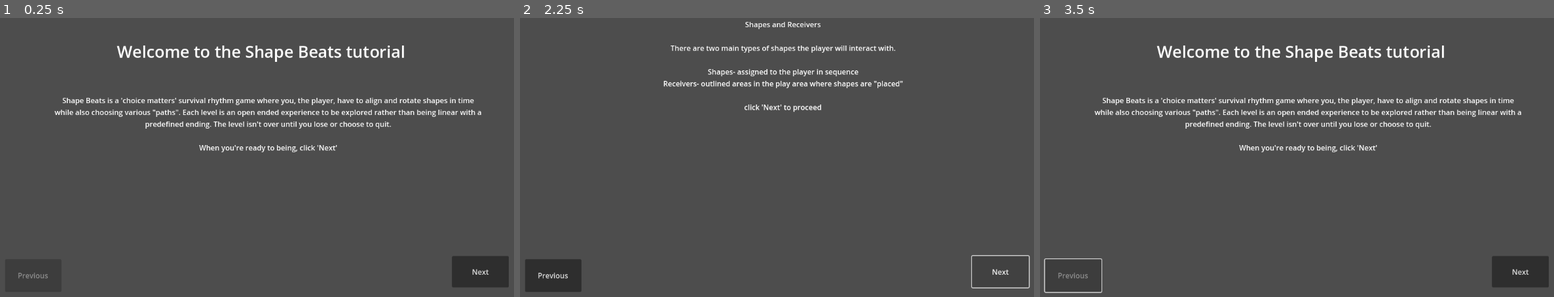
Above: before the commit, frames 1-3 (left to right).
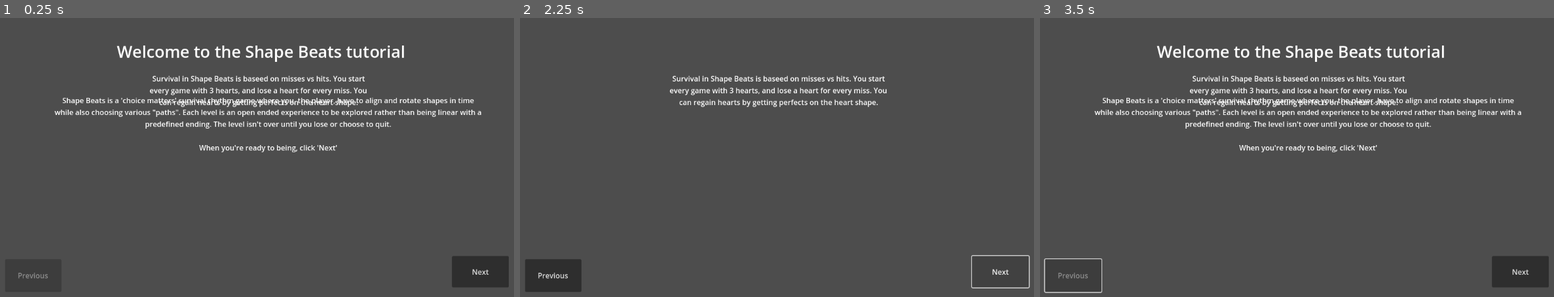
Above: after the commit, the same moments.

Repository: SucellosMusic/first-rhythm-game
Game: Godot game, scene res://Scenes/Tutorial/tutorial.tscn
Same seed, same stepped clock (60 frames per second), same inputs: the game is played once before the commit and once after it. This scene is started directly instead of the project's main scene.
Inputs:
- Up to frame 1 (0.25 s): no input
- Up to frame 2 (2.25 s): click "Next" at 0.5 s; click "Previous" at 1.25 s; click "Next" at 2 s
- Up to frame 3 (3.5 s): click "Previous" at 2.75 s

The runs differ from the first frame. In frame 1, 1.2% of the frame differs, in the area x 29-72%, y 20-32%; in frame 2, 2.8%, in the area x 27-75%, y 1-34%; in frame 3, 1.2%.

Commit message:
Tutorial update
added details to the tutorial, and adjusted how rotations are handled

Diff:
--- a/Scenes/Tutorial/tutorial.gd
+++ b/Scenes/Tutorial/tutorial.gd
@@ -7,16 +7,19 @@
 #scenes
 @onready var welcome : Control = $Welcome
 @onready var intros : Array = $"Shapes, Receivers, and Hints".get_children()
+@onready var paths : Control = $Paths
 
 #shape scenes
 @onready var shapes : Array = $"Assigned Shapes".get_children()
 @onready var receivers : Array = $Receivers.get_children()
+@onready var altReceivers : Array = $"Alt Receivers".get_children()
 @onready var hints : Array = $Hints.get_children()
 var shapeSelect : int = 0
 var prevShape : int;
 var shapeStorage  = Vector2(-500, 150)
 var receiverStorage = Vector2(-500, 400)
 var hintStorage = Vector2(-500, 650)
+var altReceiverStorage = Vector2(-500, 900)
 
 #misc
 @onready var sceneCounter : int = 0;
@@ -25,6 +28,8 @@
 func _ready() -> void:
 	for i in intros:
 		i.visible = false
+
+	paths.visible = false
 	to_scene()
 
 func cycle_shapes() -> void:
@@ -61,6 +66,14 @@
 	for h in hints:
 		h.position = hintStorage
 
+
+func place_example_paths() ->void:
+	receivers[0].position = Vector2(750, 500)
+	hints[0].position = Vector2(950, 500)
+	altReceivers[0].position = Vector2(200, 450)
+	altReceivers[0].rotation_degrees = -45
+
+
 func to_scene() -> void:
 	match sceneCounter:
 		0:
@@ -90,10 +103,15 @@
 			place_hints()
 			intros[2].visible = false
 			intros[3].visible = true
+		5:
+			store_hints()
+			place_example_paths()
+			intros[3].visible = false
+			paths.visible = true
 			next.disabled = true
 
 func _on_next_pressed() -> void:
-	if sceneCounter <= 4:
+	if sceneCounter <= 5:
 		sceneCounter += 1
 		to_scene()
 
--- a/Scenes/Tutorial/tutorial.tscn
+++ b/Scenes/Tutorial/tutorial.tscn
@@ -1,7 +1,8 @@
-[gd_scene load_steps=6 format=3 uid="uid://w22k3usnehtp"]
+[gd_scene load_steps=7 format=3 uid="uid://w22k3usnehtp"]
 
 [ext_resource type="Script" path="res://Scenes/Tutorial/tutorial.gd" id="1_l2mb1"]
 [ext_resource type="PackedScene" uid="uid://b4e80mv55y453" path="res://Scenes/hints.tscn" id="3_3fie0"]
+[ext_resource type="PackedScene" uid="uid://d1s6kaaw7tf2l" path="res://Scenes/alt_receivers.tscn" id="4_ds0yj"]
 [ext_resource type="PackedScene" uid="uid://cfyncxwjlvw0v" path="res://Scenes/assigned_shapes.tscn" id="8_x8nov"]
 [ext_resource type="PackedScene" uid="uid://d0jbkh7knwqo" path="res://Scenes/receivers.tscn" id="9_070r2"]
 
@@ -65,7 +66,6 @@
 horizontal_alignment = 1
 
 [node name="intro to shapes" type="Label" parent="Shapes, Receivers, and Hints"]
-visible = false
 layout_mode = 0
 offset_left = 234.0
 offset_top = 23.0
@@ -92,7 +92,6 @@
 autowrap_mode = 2
 
 [node name="intro to hints" type="Label" parent="Shapes, Receivers, and Hints"]
-visible = false
 layout_mode = 0
 offset_left = 308.0
 offset_top = 22.0
@@ -107,9 +106,49 @@
 horizontal_alignment = 1
 autowrap_mode = 2
 
+[node name="Paths" type="Control" parent="."]
+visible = false
+layout_mode = 3
+anchors_preset = 0
+offset_right = 1152.0
+offset_bottom = 648.0
+
+[node name="Label" type="Label" parent="Paths"]
+layout_mode = 0
+offset_left = 30.0
+offset_top = 24.0
+offset_right = 1098.0
+offset_bottom = 203.0
+scale = Vector2(1.02745, 1.62503)
+text = "A key feature of Shape Beats is that the player gets to choose how the track progresses by choosing one of two versions of the same shape that will be distinguished by their rotation and will not be animated.
+
+Once the player has chosen a \"path\" the music will go on to the next secion. When these choices will occur will vary, but will always be some interval of 8, and the choice will be presented a couple beats early in constrast to the hint.
+
+Example below: On the right side is the regular path, and on the left is the rotated and unanimated alternate path. "
+horizontal_alignment = 1
+autowrap_mode = 2
+
+[node name="Survival" type="Control" parent="."]
+layout_mode = 3
+anchors_preset = 0
+offset_right = 1152.0
+offset_bottom = 648.0
+
+[node name="Label" type="Label" parent="Survival"]
+layout_mode = 0
+offset_left = 331.0
+offset_top = 143.0
+offset_right = 833.0
+offset_bottom = 300.0
+text = "Survival in Shape Beats is baseed on misses vs hits. You start every game with 3 hearts, and lose a heart for every miss. You can regain hearts by getting perfects on the heart shape."
+horizontal_alignment = 1
+autowrap_mode = 2
+
 [node name="Assigned Shapes" parent="." instance=ExtResource("8_x8nov")]
 
 [node name="Receivers" parent="." instance=ExtResource("9_070r2")]
+
+[node name="Alt Receivers" parent="." instance=ExtResource("4_ds0yj")]
 
 [node name="Hints" parent="." instance=ExtResource("3_3fie0")]
 
--- /dev/null
+++ b/Scenes/alt_receivers.tscn
@@ -0,0 +1,32 @@
+[gd_scene load_steps=8 format=3 uid="uid://d1s6kaaw7tf2l"]
+
+[ext_resource type="PackedScene" uid="uid://cjtehkfy71gwp" path="res://Scenes/Receiver Shapes/equal_triangle_receiver.tscn" id="1_bqva5"]
+[ext_resource type="PackedScene" uid="uid://ss20cocnn4wv" path="res://Scenes/Receiver Shapes/heart_receiver.tscn" id="2_omco0"]
+[ext_resource type="PackedScene" uid="uid://cuj0kpfsqg0hy" path="res://Scenes/Receiver Shapes/L_receiver.tscn" id="3_0x1j2"]
+[ext_resource type="PackedScene" uid="uid://dk7wkos5wlk83" path="res://Scenes/Receiver Shapes/pentagon_receiver.tscn" id="4_1y1c4"]
+[ext_resource type="PackedScene" uid="uid://dgdcniktoenve" path="res://Scenes/Receiver Shapes/right_triangle_receiver.tscn" id="5_nk15x"]
+[ext_resource type="PackedScene" uid="uid://du6dfb804n6n7" path="res://Scenes/Receiver Shapes/star_receiver.tscn" id="6_q52ie"]
+[ext_resource type="PackedScene" uid="uid://ccwctama4o67d" path="res://Scenes/Receiver Shapes/t_receiver.tscn" id="7_icpmp"]
+
+[node name="Alt Receivers" type="Node2D"]
+
+[node name="Equal Triangle Receiver" parent="." instance=ExtResource("1_bqva5")]
+position = Vector2(115, -976)
+
+[node name="Heart Receiver" parent="." instance=ExtResource("2_omco0")]
+position = Vector2(315, -1002)
+
+[node name="L Receiver" parent="." instance=ExtResource("3_0x1j2")]
+position = Vector2(523, -957)
+
+[node name="Pentagon Receiver" parent="." instance=ExtResource("4_1y1c4")]
+position = Vector2(780, -1017)
+
+[node name="Right Triangle Receiver" parent="." instance=ExtResource("5_nk15x")]
+position = Vector2(1186, -924)
+
+[node name="Star Receiver" parent="." instance=ExtResource("6_q52ie")]
+position = Vector2(1023, -1004)
+
+[node name="T Receiver" parent="." instance=ExtResource("7_icpmp")]
+position = Vector2(1500, -995)
--- a/Scenes/hints.tscn
+++ b/Scenes/hints.tscn
@@ -1,7 +1,6 @@
-[gd_scene load_steps=9 format=3 uid="uid://b4e80mv55y453"]
+[gd_scene load_steps=8 format=3 uid="uid://b4e80mv55y453"]
 
 [ext_resource type="PackedScene" uid="uid://4nwl5v5p1sqm" path="res://Scenes/Hints/eq_triangle_hint.tscn" id="1_4a6ta"]
-[ext_resource type="Script" path="res://Scripts/hints.gd" id="1_ea6wb"]
 [ext_resource type="PackedScene" uid="uid://cu6srh074qd66" path="res://Scenes/Hints/heart_hint.tscn" id="2_643rj"]
 [ext_resource type="PackedScene" uid="uid://tjtlhqg30pvk" path="res://Scenes/Hints/l_hint.tscn" id="3_2gwxr"]
 [ext_resource type="PackedScene" uid="uid://gv1ncm27t7tl" path="res://Scenes/Hints/pent_hint.tscn" id="4_jnk3c"]
@@ -10,7 +9,6 @@
 [ext_resource type="PackedScene" uid="uid://dvhiymgaq26iq" path="res://Scenes/Hints/t_hint.tscn" id="7_j8463"]
 
 [node name="Hints" type="Node2D"]
-script = ExtResource("1_ea6wb")
 
 [node name="EQ Triangle Hint" parent="." instance=ExtResource("1_4a6ta")]
 position = Vector2(122, -674)
--- a/Scenes/receivers.tscn
+++ b/Scenes/receivers.tscn
@@ -1,7 +1,7 @@
 [gd_scene load_steps=9 format=3 uid="uid://d0jbkh7knwqo"]
 
-[ext_resource type="Script" path="res://Scripts/receivers.gd" id="1_d8433"]
 [ext_resource type="PackedScene" uid="uid://cjtehkfy71gwp" path="res://Scenes/Receiver Shapes/equal_triangle_receiver.tscn" id="2_8o0w6"]
+[ext_resource type="Script" path="res://Scripts/play_animation.gd" id="3_d4lw6"]
 [ext_resource type="PackedScene" uid="uid://ss20cocnn4wv" path="res://Scenes/Receiver Shapes/heart_receiver.tscn" id="3_ygxva"]
 [ext_resource type="PackedScene" uid="uid://cuj0kpfsqg0hy" path="res://Scenes/Receiver Shapes/L_receiver.tscn" id="4_tt3fj"]
 [ext_resource type="PackedScene" uid="uid://dk7wkos5wlk83" path="res://Scenes/Receiver Shapes/pentagon_receiver.tscn" id="5_mbe06"]
@@ -10,25 +10,31 @@
 [ext_resource type="PackedScene" uid="uid://ccwctama4o67d" path="res://Scenes/Receiver Shapes/t_receiver.tscn" id="8_k5m46"]
 
 [node name="Receivers" type="Node2D"]
-script = ExtResource("1_d8433")
 
 [node name="Equal Triangle Receiver" parent="." instance=ExtResource("2_8o0w6")]
-position = Vector2(109, -382)
+position = Vector2(126, -375)
+script = ExtResource("3_d4lw6")
 
 [node name="Heart Receiver" parent="." instance=ExtResource("3_ygxva")]
-position = Vector2(285, -429)
+position = Vector2(302, -423)
+script = ExtResource("3_d4lw6")
 
 [node name="L Receiver" parent="." instance=ExtResource("4_tt3fj")]
 position = Vector2(473, -360)
+script = ExtResource("3_d4lw6")
 
 [node name="Pentagon Receiver" parent="." instance=ExtResource("5_mbe06")]
 position = Vector2(719, -431)
+script = ExtResource("3_d4lw6")
 
 [node name="Right Triangle Receiver" parent="." instance=ExtResource("6_gd2tm")]
 position = Vector2(1130, -336)
+script = ExtResource("3_d4lw6")
 
 [node name="Star Receiver" parent="." instance=ExtResource("7_l0t8k")]
 position = Vector2(956, -424)
+script = ExtResource("3_d4lw6")
 
 [node name="T Receiver" parent="." instance=ExtResource("8_k5m46")]
 position = Vector2(1423, -436)
+script = ExtResource("3_d4lw6")
--- a/Scripts/hints.gd
+++ b/Scripts/play_animation.gd
@@ -1,9 +1,10 @@
 extends Node2D
 
+@onready var animationControl = self.get_child(0)
 
 # Called when the node enters the scene tree for the first time.
 func _ready() -> void:
-	pass # Replace with function body.
+	animationControl.play()
 
 
 # Called every frame. 'delta' is the elapsed time since the previous frame.
--- a/Scripts/receivers.gd
+++ /dev/null
@@ -1,12 +0,0 @@
-extends Node2D
-
-func _ready() -> void:
-	pass
-
-
-
-
-
-# Called every frame. 'delta' is the elapsed time since the previous frame.
-func _process(delta: float) -> void:
-	pass
--- a/Scripts/shape rotation.gd
+++ b/Scripts/shape rotation.gd
@@ -12,3 +12,5 @@
 
 		if Input.is_action_just_pressed("ui_mouse_right_click"):
 			self.rotation_degrees = currRotation + 45
+	else:
+		self.rotation_degrees = 0
Not shown: 1 places in Scenes/Tutorial/tutorial.tscn that only renumber resources
